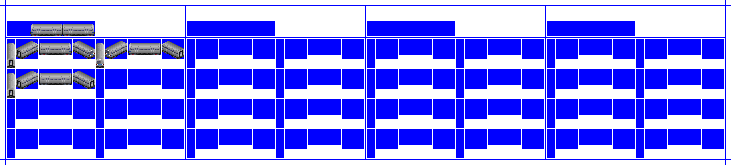
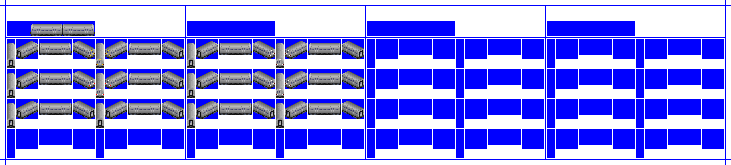
Revision of a layered 731px x 165px image; what changed, layer by layer:
showed "Lights" over [89, 50, 111, 95]
hid "3rd rail pickups" over [24, 35, 175, 58]
hid "Liv0" over [22, 30, 184, 98]
showed "Silver", painted on it over [7, 30, 364, 128]
showed "CC1", painted on it over [7, 30, 364, 128]
